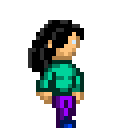
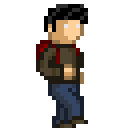
Layers edited between the first and the second 128x128 image:
showed "walk2", painted on it over [32, 4, 88, 128]
hid "jenny_walking2" over [28, 20, 84, 128]
